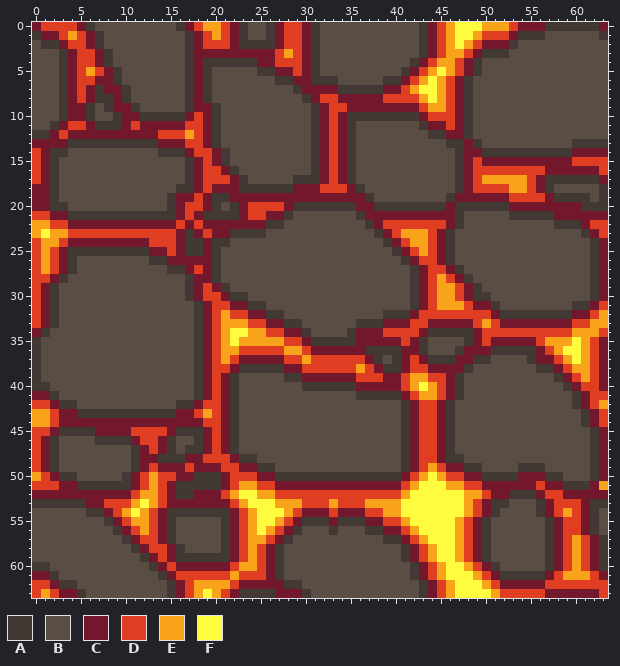
Edited in one commit: pixel-art file (Underwater_explore/art/lava.aseprite). Above: the version before the commit.
64x64 pixels, 1 frame.
Palette (. is transparent): A #423934  B #5a4e44  C #73172d  D #df3e23  E #f9a31b  F #fffc40
Pixels before, first column x 0:
 0 CDDDDCABBBBBBBBBACDEEDCABBACDDCABBBBBBBBBBBACDEFFFEEEDCCCAAAAAAC
 1 ACCDEDCABBBBBBBBBACDEDCABBACDDCABBBBBBBBBBBACDEFFEDDDCAAABBBBBBA
 2 BAACDDCABBBBBBBBBACDDDCAAAACDDCABBBBBBBBBBBACDEFEDCCCABBBBBBBBBB
 3 BBBACDDCABBBBBBBBACCCCCCCCCDEDCABBBBBBBBBBBACDEEDCAAABBBBBBBBBBB
 4 BBBACDDCABBBBBBBBACAAAAAACCDDDCABBBBBBBBBBACDEEDCABBBBBBBBBBBBBB
 5 BBBACDEDCABBBBBBBACABBBBBAACCDCABBBBBBBBBACDEFEDCABBBBBBBBBBBBBB
 6 BBBACDDCCABBBBBBBACABBBBBBBAACCAAABBBBBAACDEFEDCABBBBBBBBBBBBBBB
 7 BBBACDCACCABBBBBBACABBBBBBBBBACCCCAAAAACCDEFFEDCABBBBBBBBBBBBBBB
 8 BBBACDCAACABBBBBBACABBBBBBBBBBACDDCCCCCDDDDEFEDCABBBBBBBBBBBBBBB
 9 BBBACCABACCABBBBBACCABBBBBBBBBBACDDCCCCCCCCDEEDCABBBBBBBBBBBBBBB
10 BBBACCABBACCAAAAACDCABBBBBBBBBBACDCAAAAAAAACDDDCABBBBBBBBBBBBBBB
11 BBACDDCAAACDCCCCCDDCABBBBBBBBBBACDCABBBBBBBACCDCABBBBBBBBBBBBBBB
12 AACDCCCCCCCCCCDDDEDCABBBBBBBBBBACDCABBBBBBBBAACCABBBBBBBBBBBBBBB
13 CCCCAAAAAAAAAACCCDDCABBBBBBBBBBACDCABBBBBBBBBBAACABBBBBBBBBBAAAA
14 DCAABBBBBBBBBBAAACDDCABBBBBBBBBACDCABBBBBBBBBBBACCAAAAAAAAAACCCC
15 DCABBBBBBBBBBBBBBACDCABBBBBBBBBACDCABBBBBBBBBBBACDCCCCCCCCCCDDDD
16 DCABBBBBBBBBBBBBBACDDCABBBBBBBBACDCABBBBBBBBBBBACDDDDDDDDCCCCCCD
17 DCABBBBBBBBBBBBBBACDDDCABBBBBAAACDCABBBBBBBBBBBACDEEEEEDCAAAAAAC
18 CCABBBBBBBBBBBBBAACDCCCAAAAAACCCDDDCABBBBBBBBBBACDDDDEEDCABBBBBA
19 CCABBBBBBBBBBBBACCDCAACCCCCCCCCCCCCCCABBBBBBBBACCCCCCDDDDCAAAABA
20 CCAABBBBBBBBBBBACDDCABACDDDDCAAAAAAACCAAAAAAAACAAAAAACCCCCCCCAAA
21 DDCCAAAAAAAAAAAACDCAAAACDDCCABBBBBBBACCCCCCCCCCABBBBBAAAAACCCCCC
22 EEDDCCCCCCCCCCCCDCDCCCCCCCAABBBBBBBBBACDDDDDDDCABBBBBBBBBBAAACDD
23 EFEEDDDDDDDDDDDDCACDCCAAAABBBBBBBBBBBBACDEEEDCABBBBBBBBBBBBBBACD
24 DEEDCCCCCCCCCDDDCAACAABBBBBBBBBBBBBBBBBACDEEDCABBBBBBBBBBBBBBBAC
25 DEDCAAAAAAAAACCDCAACABBBBBBBBBBBBBBBBBBBACDEDCABBBBBBBBBBBBBBBAC
26 DEDCABBBBBBBBAACCCCCABBBBBBBBBBBBBBBBBBBBACDDCABBBBBBBBBBBBBBBAC
27 DEDCABBBBBBBBBBAACDCABBBBBBBBBBBBBBBBBBBBBACDDCABBBBBBBBBBBBBBAC
28 DDCABBBBBBBBBBBBBACCABBBBBBBBBBBBBBBBBBBBBACDEDCABBBBBBBBBBBBBAC
29 DCABBBBBBBBBBBBBBACDCABBBBBBBBBBBBBBBBBBBBACDEEDCABBBBBBBBBBBBAC
30 DCABBBBBBBBBBBBBBACDDCAABBBBBBBBBBBBBBBBBBACDEEDCAABBBBBBBBBBBAC
31 DCABBBBBBBBBBBBBBBACDDCCAABBBBBBBBBBBBBBBBACDEEEDCCABBBBBBBBAACD
32 DCABBBBBBBBBBBBBBBACDEDDCCAABBBBBBBBBBBAAACDDDDDDDDCAAAAAAAACCDE
33 DCABBBBBBBBBBBBBBBACDEEEDDCCAABBBBBBAAACCCDDCCCCCDEDCCCCCCCCDDEE
34 CABBBBBBBBBBBBBBBBACDEFFEEDDCCABBBBACCCDDDDCAAAAACDDDDDDDDDDEEED
35 ABBBBBBBBBBBBBBBBBACDEFEEEEEDDCAAAAACCCCCDCABBBBACDCCCCCDEEEFEDC
36 ABBBBBBBBBBBBBBBBBACDEEDDDDDEEDCCCCCCAAAACCABBBACCCAAAAACDEFFEDC
37 ABBBBBBBBBBBBBBBBBACDEDCCCCCDDEDDDDDDCABACDCAAACCAABBBBACCDEFEDC
38 ABBBBBBBBBBBBBBBBBACDDCAAAAACCDDDDDDEDCAACDDCCCCABBBBBBBAACDEEDC
39 ABBBBBBBBBBBBBBBBBACDCABBBBBAACCCCCCDDDCCDEEDDCABBBBBBBBBBACDEDC
40 AABBBBBBBBBBBBBBBBACDCABBBBBBBAAAAAACCCCCDEFEDCABBBBBBBBBBBACDDC
41 CCABBBBBBBBBBBBBBBACDCABBBBBBBBBBBBBAAAAACDEEDCABBBBBBBBBBBBACDD
42 DDCAABBBBBBBBBBBAACDDCABBBBBBBBBBBBBBBBBBACDDCABBBBBBBBBBBBBACDE
43 EEDCCAAAAAAAAAAACCDEDCABBBBBBBBBBBBBBBBBBACDDCABBBBBBBBBBBBBBACD
44 EEDCCCCCCCCCCCCCCCCDDCABBBBBBBBBBBBBBBBBBACDDCABBBBBBBBBBBBBBACD
45 DDCAAAACCCCDDDDCAAACDCABBBBBBBBBBBBBBBBBBACDDCABBBBBBBBBBBBBBBAC
46 DCABBBBAAAACDDCABBACDCABBBBBBBBBBBBBBBBBBACDDCABBBBBBBBBBBBBBBAC
47 DCABBBBBBBBACDCABAACDCABBBBBBBBBBBBBBBBBBACDDCABBBBBBBBBBBBBBBAC
48 DCABBBBBBBBACCAAACCDDDCAABBBBBBBBBBBBBBBBACDDCAABBBBBBBBBBBBBBAC
49 DCABBBBBBBBACDCCCDCCCDDCCAABBBBBBBBBBBBBBACDEDCCAABBBBAAABBBBBAC
50 EDCAABBBBBACDEDDCCAAACDDDCCAAAAAAAAAAAAAACDEFEDDCCAAAACCCAABBBAC
51 DDDCCAAAAAACDEDCAAAAACDEEDDCCCCCCCCCCCCCCDEFFFEEDDCCCCCCDCCAAACE
52 CCCCCCCCCCCDEEDCAACCCDEFFEEDDDDDDDDDDDDDDEFFFFFFEEDCCAAACDDCCCCC
53 AAAAAACCDDDEFEDCCCCCCCDEFFFEEEDDDEDDDEEEEFFFFFFFEDCAABBBACDDDCAA
54 BBBBBBAACDEFEDCAAAAAAACDEFFFEDCCCDCCCDDEEFFFFFFFEDCABBBBACDEDCAB
55 BBBBBBBBACDEEDCABBBBBACDEFFEDCAAACAAACCDDEFFFFFEDCABBBBBBACDDCAB
56 BBBBBBBBBACDEDCABBBBBACDEFEDCABBBABBBAACCDEFFFFEDCABBBBBBACDDCAB
57 BBBBBBBBBBACDDCABBBBBACDEEDCABBBBBBBBBBAACDEFFFEDCABBBBBBACDEDCA
58 BBBBBBBBBBBACDDCABBBBACDEDCABBBBBBBBBBBBBACDEFFEDCABBBBBBACDEDCA
59 BBBBBBBBBBBBACDCAAAAAACDEDCABBBBBBBBBBBBBACDEFFEDCABBBBBBACDEDCA
60 AABBBBBBBBBBBACDCCCCCCDEEDCABBBBBBBBBBBBBBACDEFFEDCABBBBBACDEDCA
61 CCABBBBBBBBBBBACDDDDDDEDDDCABBBBBBBBBBBBBBACDEFFFEDCAAAAACDEEEDC
62 DDCAABBBBBBBBBBACDEEEEDCCCCCAABBBBBBBBBBBBBACDEFFFEDCCCCCDDDDDDD
63 DEDCCABBBBBBBBBACDEFEDCAAAACCCABBBBBBBBBBBBACDEFFFFEDDDDDCCCCCCD
Once edited:
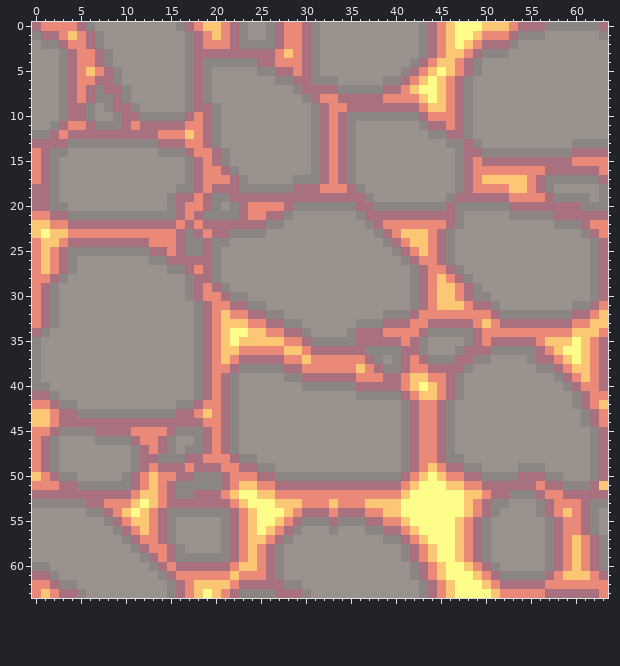
Message: added ability for lava to produce light but it is not working despite my best efforts
From old to new:
layer "Layer 2" added
Colour A changes from #423934 to #8b8683.
Colour B changes from #5a4e44 to #9a938d.
Colour C changes from #73172d to #a9717f.
Colour D changes from #df3e23 to #eb8978.
Colour E changes from #f9a31b to #fbc774.
Colour F changes from #fffc40 to #fffd8a.
Where, in picture pixels (left, top, right, bottom), the same in both pictures:
changed: (32, 22, 608, 598)
